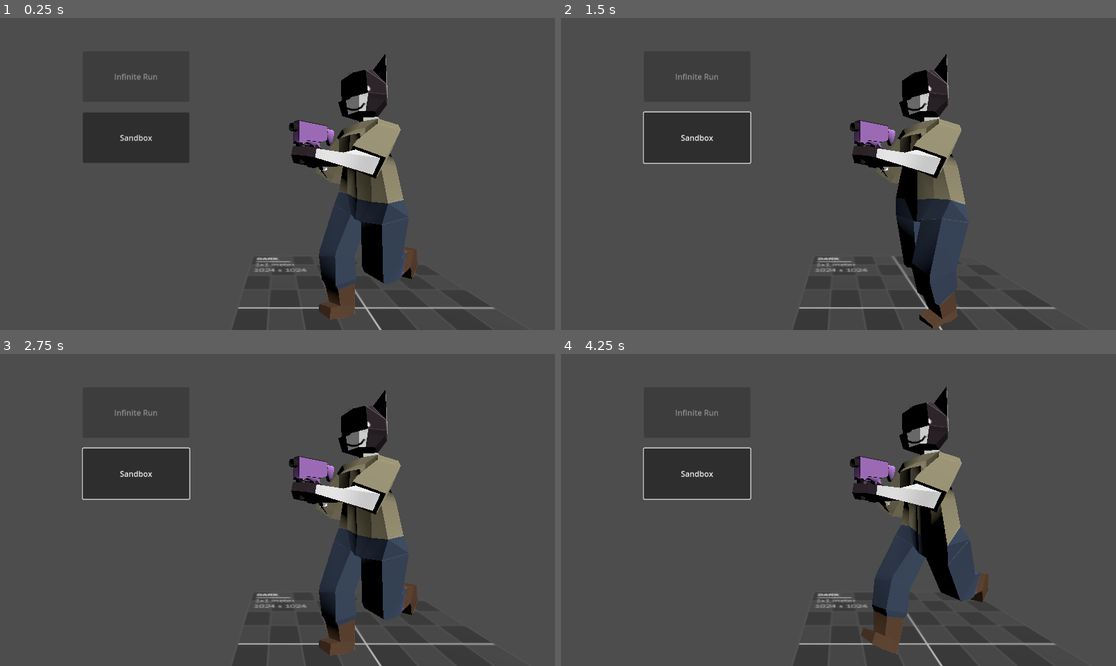
Above: before the commit, frames 1-4 (two rows, left to right).
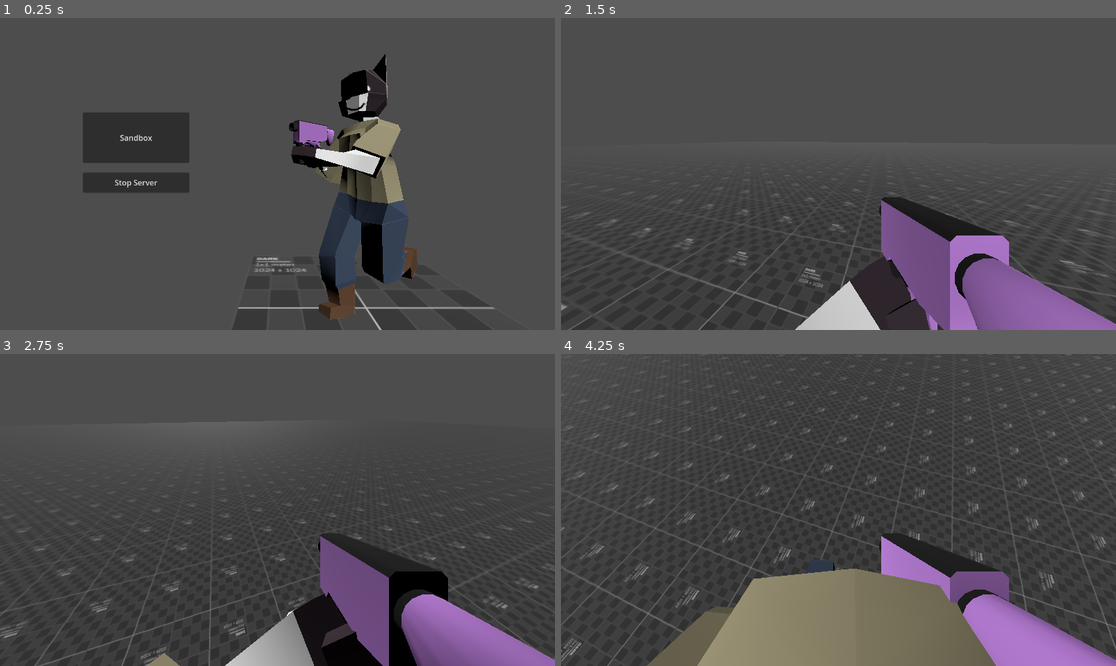
Above: after the commit, the same moments.

Repository: dairycultist/CityZoomer
Game: Godot game, scene res://network/lobby.tscn
Same seed, same stepped clock (60 frames per second), same inputs: the game is played once before the commit and once after it. This scene is started directly instead of the project's main scene.
Inputs (mouse positions are in pixels of both pictures, inside the frame that each line leads up to):
- Up to frame 1 (0.25 s): no input
- Up to frame 2 (1.5 s): click "Sandbox" at 0.5 s; move the mouse to (960, 158) at 1.27 s; hold D (walk_right) from 1.28 s (still down)
- Up to frame 3 (2.75 s): tap Space (jump) at 1.52, 2.27 s; move the mouse to (166, 525) at 2.02 s; release D (walk_right) at 2.03 s; hold S (walk_down) from 2.03 s (still down)
- Up to frame 4 (4.25 s): move the mouse to (894, 441) at 2.77 s; release S (walk_down) at 2.78 s; hold D (walk_right) 2.78-3.53 s; move the mouse to (810, 572) at 3.52 s; hold W (walk_up) from 3.53 s (still down); tap Space (jump) at 3.77 s

The runs differ from the first frame. In frame 1, 1.2% of the frame differs, in the area x 14-35%, y 17-56%; in frame 2, 24%; in frame 3, 27%; in frame 4, 35%, in the area x 0-100%, y 5-100%.

Commit message:
Improve network button

Diff:
--- a/network/lobby.tscn
+++ b/network/lobby.tscn
@@ -18,17 +18,7 @@
 grow_horizontal = 2
 grow_vertical = 2
 
-[node name="Button" type="Button" parent="."]
-layout_mode = 0
-offset_left = 172.0
-offset_top = 69.0
-offset_right = 393.0
-offset_bottom = 174.0
-disabled = true
-text = "Infinite Run"
-script = ExtResource("1_y7k74")
-
-[node name="Button2" type="Button" parent="."]
+[node name="ButtonSandbox" type="Button" parent="."]
 layout_mode = 0
 offset_left = 172.0
 offset_top = 196.0
@@ -37,7 +27,17 @@
 text = "Sandbox"
 script = ExtResource("1_y7k74")
 type = 3
-gamemode = "res://gamemodes/sandbox/sandbox.tscn"
+scene = "res://gamemodes/sandbox/sandbox.tscn"
+
+[node name="ButtonDisconnect" type="Button" parent="."]
+layout_mode = 0
+offset_left = 172.0
+offset_top = 321.0
+offset_right = 393.0
+offset_bottom = 363.0
+text = "Disconnect"
+script = ExtResource("1_y7k74")
+type = 2
 
 [node name="3DScene" type="Node3D" parent="."]
 
--- a/network/network_button.gd
+++ b/network/network_button.gd
@@ -12,8 +12,19 @@
 
 func _ready() -> void:
 
-	if type == NetworkAction.SERVER_CLIENT_LOAD_SCENE and Network.is_remoteclient():
-		self.disabled = true
+	match type:
+
+		NetworkAction.SERVER_CLIENT_LOAD_SCENE:
+
+			if Network.is_remoteclient():
+				self.disabled = true
+
+		NetworkAction.STOP:
+
+			if Network.is_remoteclient():
+				text = "Disconnect"
+			else:
+				text = "Stop Server"
 
 	pressed.connect(on_pressed)
 
